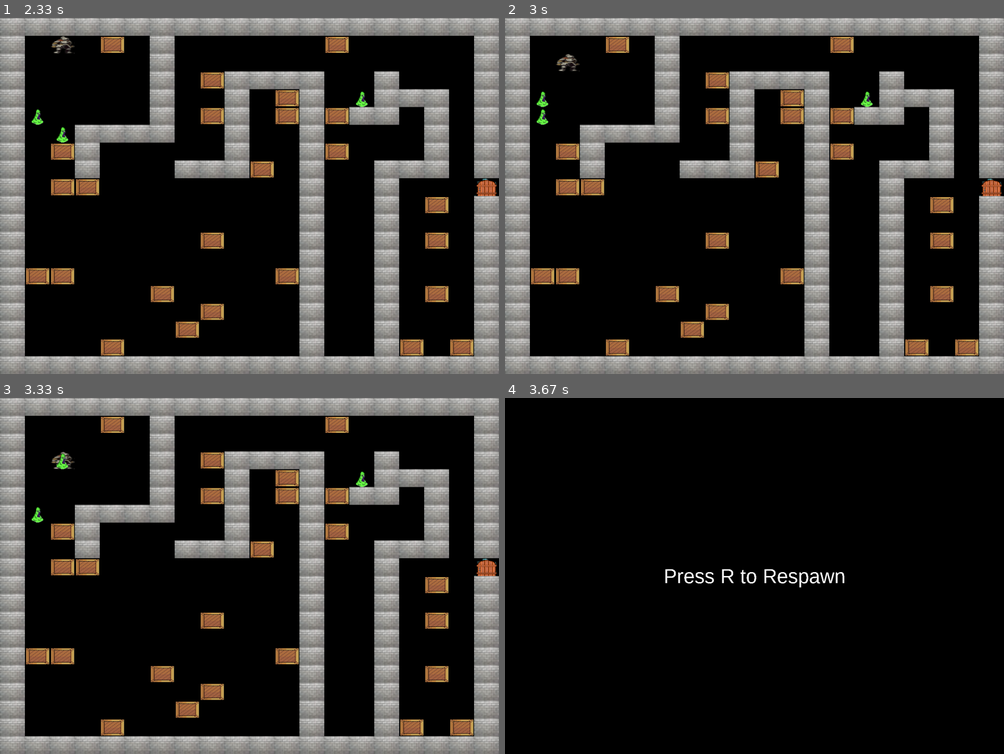
Above: before the commit, frames 1-4 (two rows, left to right).
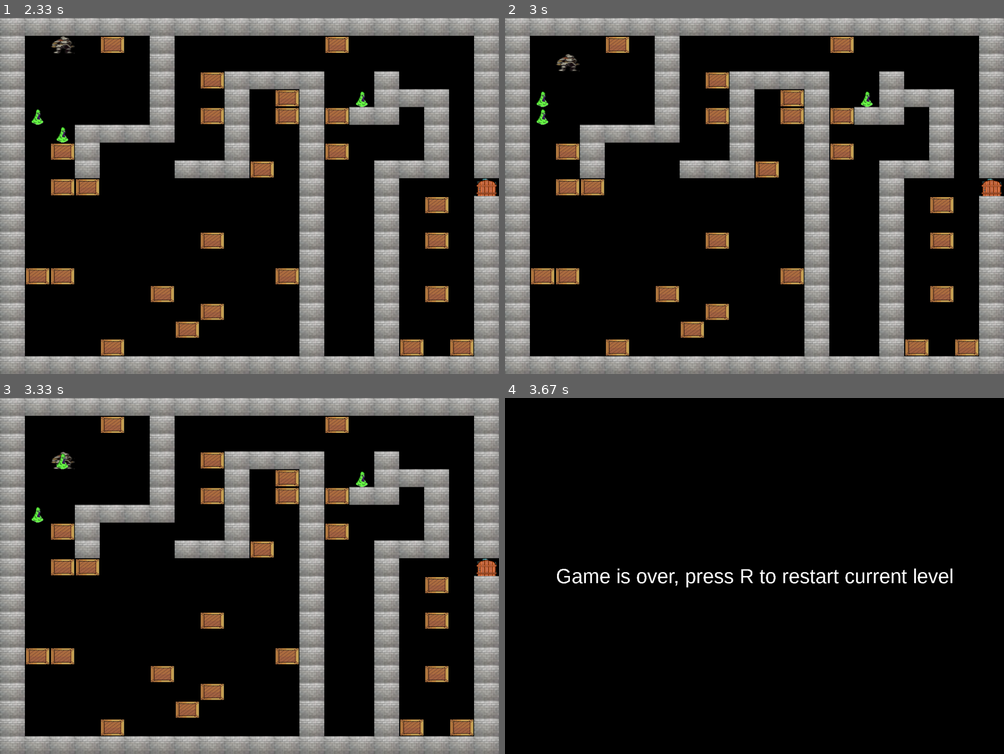
Above: after the commit, the same moments.

Repository: BronzeCrab/pygame-4-youtube
Game: pygame game, started from main.py
The game is run twice, just before and just after one commit, with the same random seed, the same clock (stepped at 60 frames per second) and the same inputs.
Inputs:
- Up to frame 1 (2.33 s): hold Right 0.33-0.8 s; hold Up 0.83-1.27 s; hold Right 1.3-1.8 s; hold Left from 1.83 s (still down)
- Up to frame 2 (3 s): release Left at 2.37 s; hold Down 2.4-2.95 s; tap S at 2.98 s
- Up to frame 3 (3.33 s): no input
- Up to frame 4 (3.67 s): no input

Frames 1-3 are identical in both runs. In frame 4, 1.3% of the frame differs, in the area x 10-90%, y 47-54%.

Commit message:
factor out display msg func, game over screen.

Diff:
--- a/game.py
+++ b/game.py
@@ -212,23 +212,27 @@
     def check_for_win(self) -> bool:
         return not self.monsters
 
+    def display_msg(self, msg: str) -> None:
+        self.screen.fill(BLACK)
+        font = pygame.font.SysFont("Helvetica", 56)
+        gameover = font.render(
+            msg,
+            False,
+            (255, 255, 255),
+        )
+        rect = gameover.get_rect()
+        rect.center = self.screen.get_rect().center
+        self.screen.blit(gameover, rect)
+        pygame.display.update()
+
     def check_if_game_over(self) -> bool:
         for monster in self.monsters:
             if (
                 monster.rect.x == self.player.rect.x
                 and monster.rect.y == self.player.rect.y
             ):
-                print("Game is over, you lose, you can restart")
                 self.player.is_alive = False
-
-                self.screen.fill(BLACK)
-                font = pygame.font.SysFont("Helvetica", 56)
-                gameover = font.render("Press R to Respawn", False, (255, 255, 255))
-                rect = gameover.get_rect()
-                rect.center = self.screen.get_rect().center
-                self.screen.blit(gameover, rect)
-                pygame.display.update()
-
+                self.display_msg("Game is over, press R to restart current level")
                 return True
         return False
 
@@ -270,8 +274,9 @@
             and self.check_for_win()
         ):
             if self._level == 1:
-                print("Game is over, you won!")
-                self.running = False
+                self.player.is_alive = False
+                self._level = 0
+                self.display_msg("Game is over, you won! Press R to restart the game")
                 return
 
             print("Lvl is over, you win, loading next lvl")
